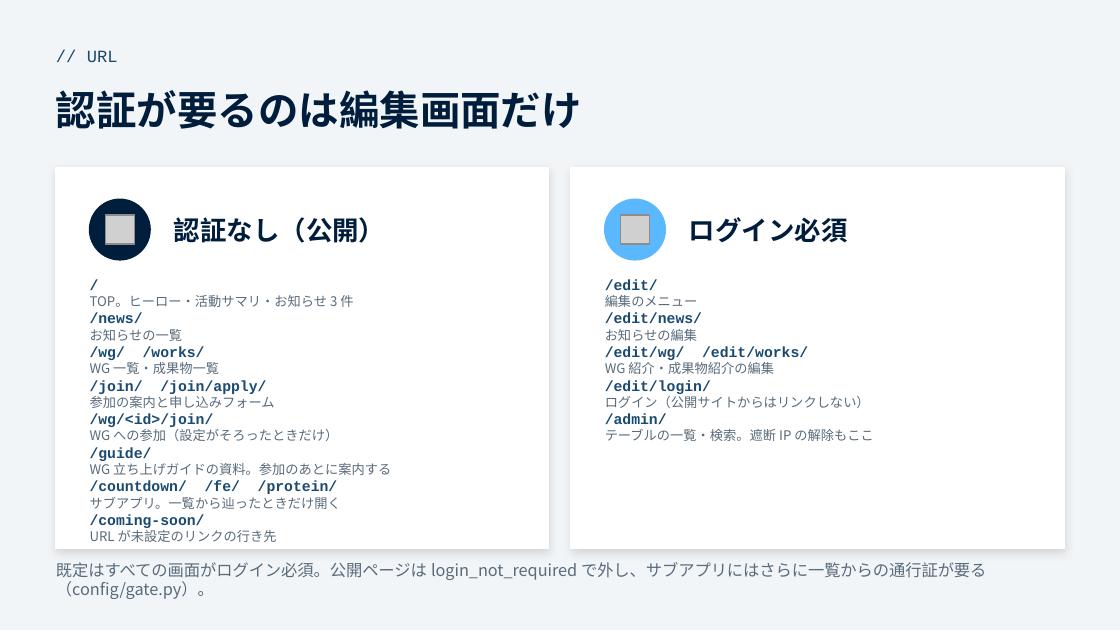
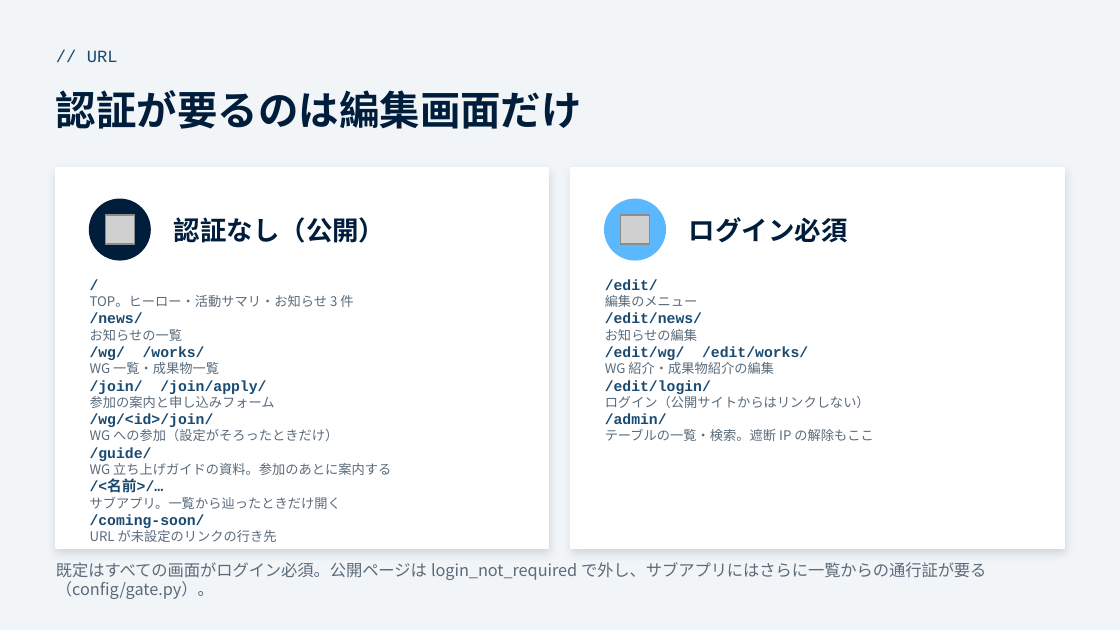
Before and after one commit to funITclub/homepage, a slide deck: slide 4 of static/guide/04_アプリケーション構成.pptx. Drawn at 1120x630 pixels with LibreOffice and Linux fonts; fonts in the diff are those of the drawing; grey boxes stand for pictures. Boxes give left, top, right and bottom in pixels: in the first picture for what was removed or moved away, otherwise in the second. Text is boxed around its words. In the diff, an @@ line names an element or a change of style, - is before the commit and + after.

```diff
--- a/static/guide/04_アプリケーション構成.pptx
+++ b/static/guide/04_アプリケーション構成.pptx
@@ text at [90, 481, 164, 493]: text changed @@
-/countdown/ /fe/ /protein/
+/<名前>/…
```
Also in this commit, not shown: 1 other slide changed, 6 other files.
